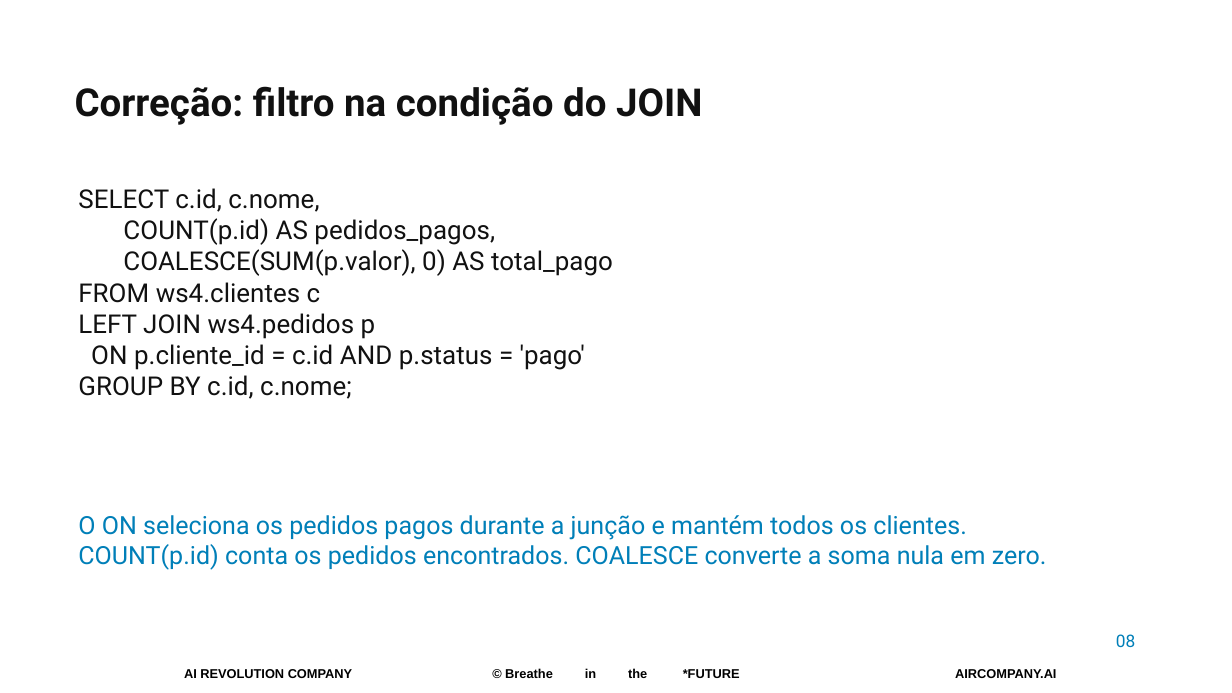
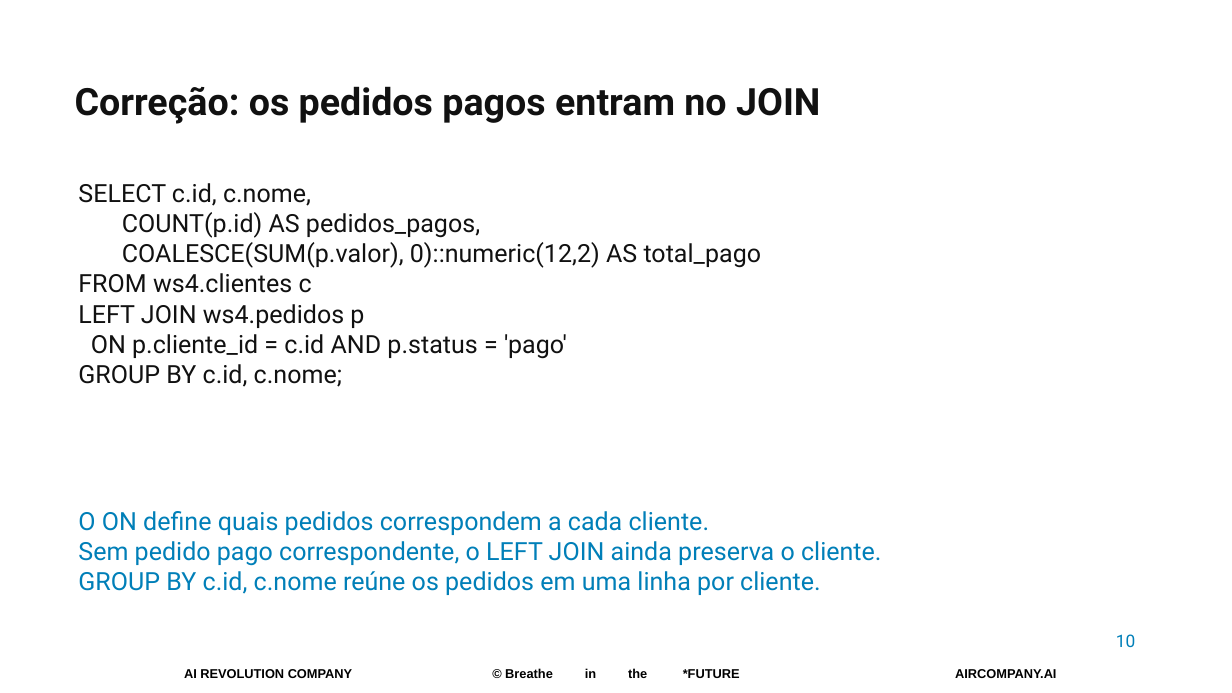
Before and after one commit to pedropalmieri/workshop4-pr-sql-ia, a slide deck: slide 10 of materiais/Workshop4-19nov2026.pptx (slide 8 before the commit). Drawn at 1232x693 pixels with LibreOffice and Linux fonts; fonts in the diff are those of the drawing; background and template pictures are left out. Boxes give left, top, right and bottom in pixels: in the first picture for what was removed or moved away, otherwise in the second. Text is boxed around its words. In the diff, an @@ line names an element or a change of style, - is before the commit and + after.

```diff
--- a/materiais/Workshop4-19nov2026.pptx
+++ b/materiais/Workshop4-19nov2026.pptx
@@ text at (75, 86, 820, 124): text changed; size 30 to 29.2 pt @@
-Correção: filtro na condição do JOIN
+Correção: os pedidos pagos entram no JOIN
@@ text at (78, 183, 567, 387): size 20.2 to 19.5 pt in "SELECT c.id, c.nome,", "COUNT(p.id) AS pedidos_pagos,", "FROM ws4.clientes c", "LEFT JOIN ws4.pedidos p" and 2 more places @@
@@ text at (122, 242, 762, 268): text changed; size 20.2 to 19.5 pt @@
-COALESCE(SUM(p.valor), 0) AS total_pago
+COALESCE(SUM(p.valor), 0)::numeric(12,2) AS total_pago
@@ text removed at (78, 515, 1047, 570) @@
-O ON seleciona os pedidos pagos durante a junção e mantém todos os clientes.
-COUNT(p.id) conta os pedidos encontrados. COALESCE converte a soma nula em zero.
@@ text added at (78, 511, 881, 595), 19.5 pt, text #007FB8 @@
+O ON define quais pedidos correspondem a cada cliente.
+Sem pedido pago correspondente, o LEFT JOIN ainda preserva o cliente.
+GROUP BY c.id, c.nome reúne os pedidos em uma linha por cliente.
@@ text at (1116, 634, 1135, 647): text changed @@
-08
+10
```
Also in this commit, not shown: 2 other slides changed, 20 slides added, 11 slides removed.
